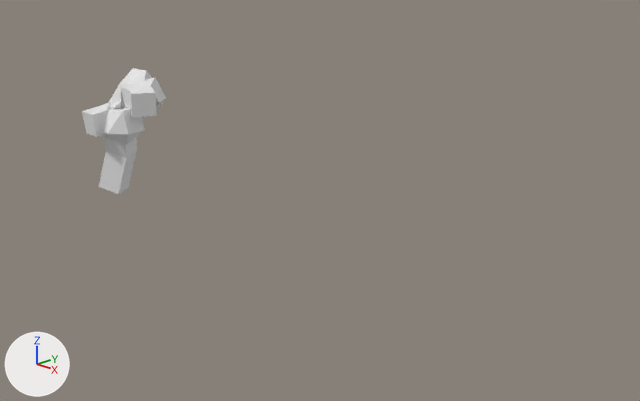
A saved change to the Blender file Final_Project_Github.blend.
Rendered twice from a 50 mm camera at (14.47, -13.11, 6.84) aimed at (2.12, -0.63, 1.29). Lighting does not change. The marker at lower left points along +X, +Y and +Z.

Names of what the first picture shows: 'Tree2'.
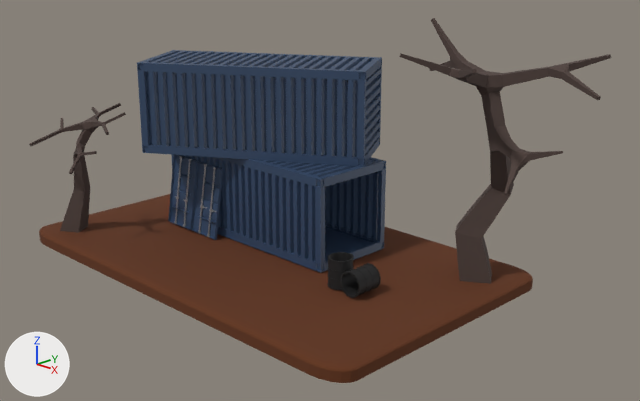
What differs and where, as boxes [x1, y1, x2, y2] in the pictures (640 x 401 px):
```json
{"object": "Plane.001", "change": "shown", "after": [39, 194, 533, 383], "on screen": "brown"}
{"object": "Cube.009", "change": "shown", "after": [146, 72, 358, 158]}
{"object": "Tree", "change": "shown", "after": [399, 18, 611, 284]}
{"object": "Tree2", "change": "reshaped, moved, rescaled, modifiers changed", "before": [82, 68, 166, 194], "after": [29, 103, 126, 233], "on screen": "15% wider"}
{"object": "Cube.002", "change": "shown", "after": [180, 155, 315, 261]}
{"object": "Cube.007", "change": "shown", "after": [137, 50, 382, 167]}
{"object": "Cube", "change": "shown", "after": [172, 155, 386, 273]}
{"object": "Cube.006", "change": "shown", "after": [168, 155, 223, 240]}
{"object": "Cube.003", "change": "shown", "after": [325, 172, 377, 242]}
{"object": "Cube.008", "change": "shown", "after": [152, 51, 371, 70]}
{"object": "Cylinder.004", "change": "shown", "after": [340, 263, 381, 298]}
{"object": "Cube.012", "change": "shown", "after": [365, 69, 381, 154]}
{"object": "Cylinder", "change": "shown", "after": [327, 252, 354, 290]}
{"object": "Cube.001", "change": "shown", "after": [261, 159, 374, 177]}
{"object": "Cylinder.001", "change": "shown", "after": [174, 156, 216, 237]}
{"part": 1, "of": "me_cube_006", "change": "built on", "after": [29, 103, 126, 233], "on screen": "brown"}
```

Scene script edits in JSON lines:
```json
{"block": "me_cube_006", "where": "# used by ob_tree2; location = (-2.32, -2.74, 1.09)"}
{"op": "remove", "block": "me_cube_006", "code": "me_cube_006.from_pydata(...)  # 16 vertices, 0 faces, 15 loose edges; spans x -0.35..1.44, y -0.54..0.98, z 0.0..2.39"}
{"op": "add", "block": "me_cube_006", "code": "me_cube_006.from_pydata(...)  # 481 vertices, 484 faces; spans x -0.36..1.45, y -0.76..1.06, z -0.05..2.34"}
{"block": "me_cube_006", "change": "me_cube_006 part 1: 14 vertices removed from x 0.0..1.44, y -0.54..0.98, z 0.0..2.39; 481 vertices added at x -0.36..1.45, y -0.76..1.06, z -0.05..2.34"}
{"block": "me_cube_006", "change": "me_cube_006 part 2: 1 vertex removed from x -0.33, y 0.78, z 1.64"}
{"block": "me_cube_006", "change": "me_cube_006 part 3: 1 vertex removed from x -0.35, y 0.31, z 1.41"}
{"op": "add", "block": "me_cube_006", "code": "me_cube_006.materials.append(mat_tree)  # brown #4f403b"}
{"op": "remove", "block": "ob_cube_006", "code": "ob_cube_006.hide_set(True)"}
{"op": "remove", "block": "ob_cylinder_001", "code": "ob_cylinder_001.hide_set(True)"}
{"op": "remove", "block": "ob_cylinder", "code": "ob_cylinder.hide_set(True)"}
{"op": "remove", "block": "ob_cylinder_004", "code": "ob_cylinder_004.hide_set(True)"}
{"op": "remove", "block": "ob_tree", "code": "ob_tree.hide_set(True)"}
{"op": "remove", "block": "ob_tree2", "code": "_m = ob_tree2.modifiers.new('Skin', 'SKIN')"}
{"op": "set", "path": "ob_tree2.location", "old": "(-2.32, -2.74, 1.09)", "new": "(-3.65, -3.11, -0.25)"}
{"op": "set", "path": "ob_tree2.scale", "old": "(1.0, 1.0, 1.0)", "new": "(1.31, 1.31, 1.31)"}
{"op": "remove", "block": "ob_cube", "code": "ob_cube.hide_set(True)"}
{"op": "remove", "block": "ob_cube_001", "code": "ob_cube_001.hide_set(True)"}
{"op": "remove", "block": "ob_cube_002", "code": "ob_cube_002.hide_set(True)"}
{"op": "remove", "block": "ob_cube_003", "code": "ob_cube_003.hide_set(True)"}
{"op": "remove", "block": "ob_cube_007", "code": "ob_cube_007.hide_set(True)"}
{"op": "remove", "block": "ob_cube_008", "code": "ob_cube_008.hide_set(True)"}
{"op": "remove", "block": "ob_cube_009", "code": "ob_cube_009.hide_set(True)"}
{"op": "remove", "block": "ob_cube_012", "code": "ob_cube_012.hide_set(True)"}
{"op": "remove", "block": "ob_cube_013", "code": "ob_cube_013.hide_set(True)"}
{"op": "remove", "block": "ob_plane_001", "code": "ob_plane_001.hide_set(True)"}
```
